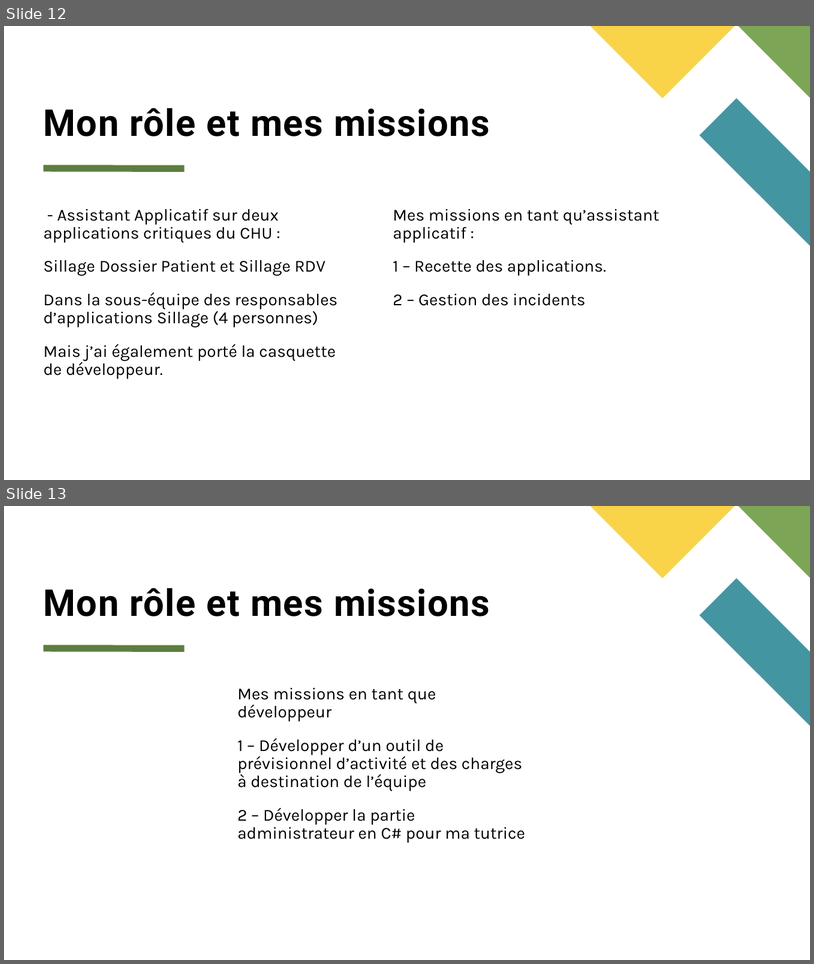
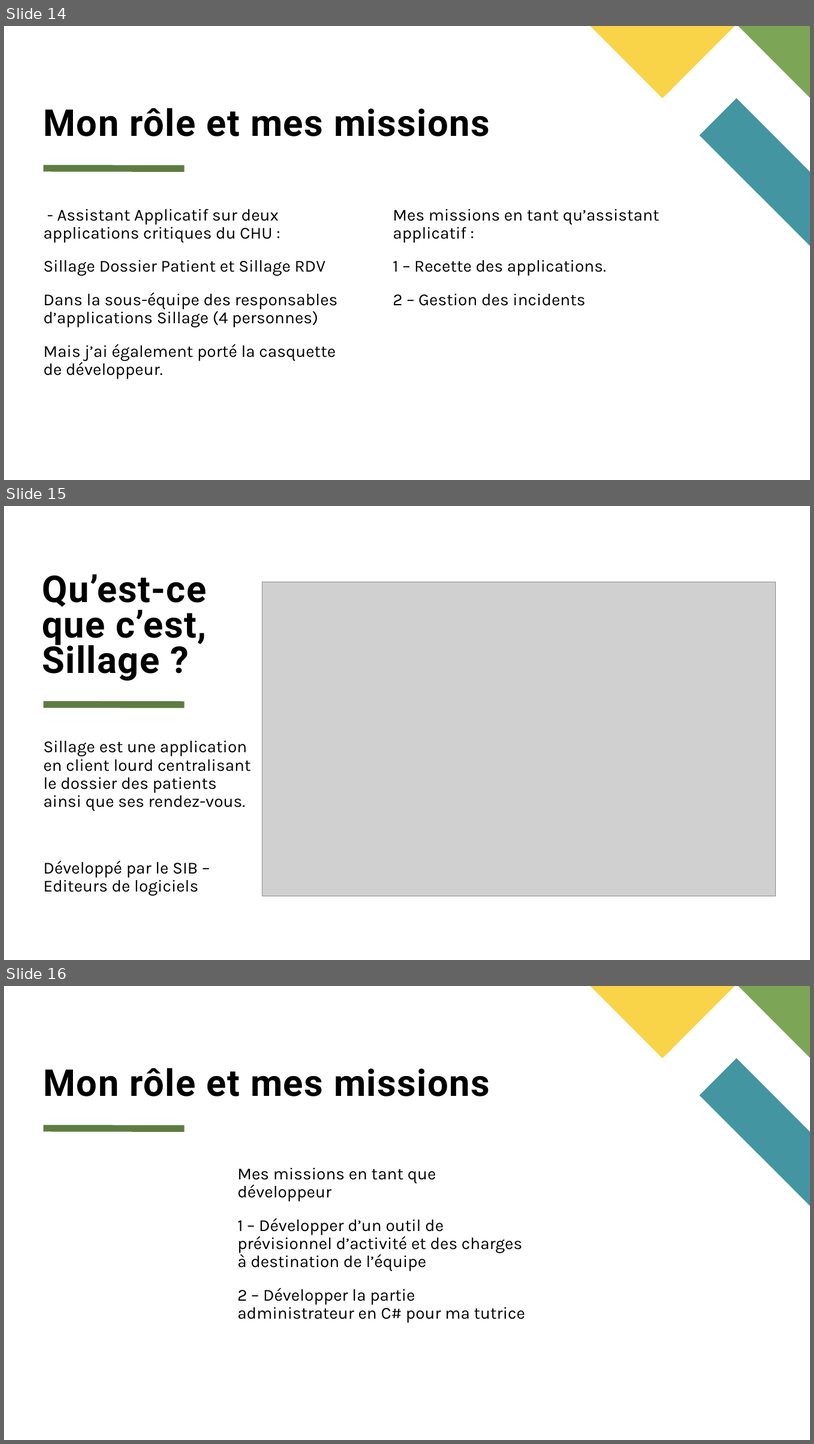
Before and after one commit to Xonodeh/Portfolio, a slide deck: public/documents portfolio/Epreuve E4 – Introduction à mon parcours.pptx. Shown one above the other, each under a label of ours: slides 12 and 13 before the commit, slides 14, 15 and 16 after it. The pictures are 814x964 and 814x1444 pixels, drawn with LibreOffice and Linux fonts; fonts in the diff are those of the drawing; grey boxes stand for pictures. Boxes give left, top, right and bottom in pixels: in the first picture for what was removed or moved away, otherwise in the second. Text is boxed around its words. In the diff, an @@ line names an element or a change of style, - is before the commit and + after.

```diff
--- a/public/documents portfolio/Epreuve E4 – Introduction à mon parcours.pptx
+++ b/public/documents portfolio/Epreuve E4 – Introduction à mon parcours.pptx
@@ slide 15 added at (x1=4, y1=506, x2=810, y2=960), background #FFFFFF @@
@@ title added at (x1=42, y1=574, x2=207, y2=681), 44 pt, text #000000, bold @@
+Qu’est-ce que c’est, Sillage ?
@@ picture added at (x1=263, y1=582, x2=776, y2=896) @@
@@ line added from (44, 705) to (184, 705), #5D7D40 8 pt @@
@@ text added at (x1=44, y1=740, x2=251, y2=895), 20 pt, text #000000 @@
+Sillage est une application en client lourd centralisant le dossier des patients ainsi que ses rendez-vous.
+Développé par le SIB – Editeurs de logiciels
@@ what was slide 12 is now slide 14 @@
@@ what was slide 13 is now slide 16 @@
```
Also in this commit, not shown: 1 slide changed, 3 other slides added, 1 other file.
